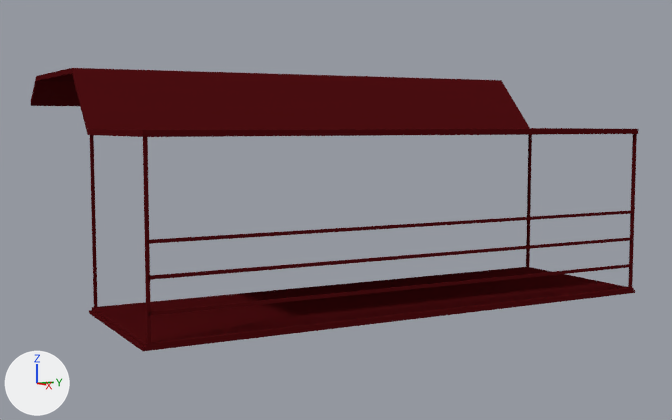
Renders of the Blender file bus_stop.blend from each side of a commit.
Rendered twice from a 50 mm lens placed at (27.7, -16.9, 6.2), pointed at (-4.3, 0.7, 2.9). The lights are fixed; the arrows at lower left show +X, +Y and +Z. Objects named as collision shapes, trigger or cutter boxes, shadow casters or lower levels of detail are left out.
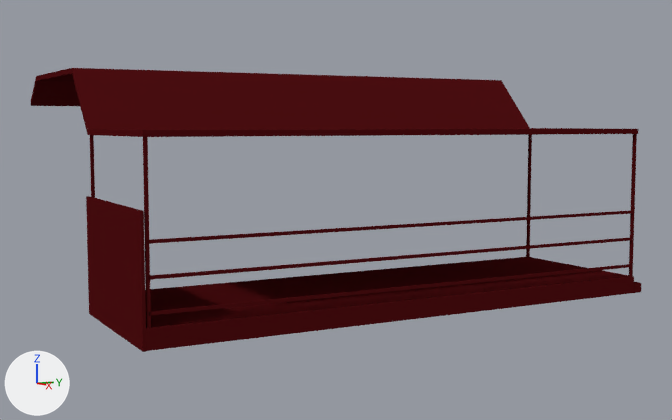
Changed parts and their boxes (x1, y1, x2, y2) in the pictures (672 x 420 px):
'Cube', reshaped (8% shorter): before (31, 68, 638, 351); after (31, 68, 638, 328)
'bus-stop-base-col', added (red): after (86, 196, 641, 352)
part 1 of me_cube, deleted (red): before (92, 267, 634, 351)
part 2 of me_cube, deleted: before (89, 310, 146, 351)
part 3 of me_cube, deleted (red): before (90, 135, 98, 308)

The change in detail:
me_cube has 100 vertices, 78 faces and spans x -12.4..3.0, y -9.4..9.4, z 0.0..8.2.
me_cube is used by ob_cube; location (0.0, 0.0, 0.0).
me_cube part 1: the loose piece of 8 vertices spanning x -3.0..3.0, y -9.3..9.3, z 0.0..0.2 is deleted.
me_cube part 2: the loose piece of 8 vertices spanning x -3.0..3.0, y -9.4..-9.3, z 0.0..0.1 is deleted.
me_cube part 3: the loose piece of 8 vertices spanning x -2.9..-2.8, y -9.2..-9.1, z 0.1..6.0 is deleted.
Mesh me_bus_stop_col_002 is new.
It has 24 vertices, 18 faces and spans x -3.0..3.0, y -9.4..9.7, z 0.0..3.9.
It uses material mat_bust_stop (dark red #521013).
Object 'bus-stop-base-col' (ob_bus_stop_base_col) is new; it shows me_bus_stop_col_002.
Its parent is ob_cube.
Its location is (0.0, 0.0, 0.0).
